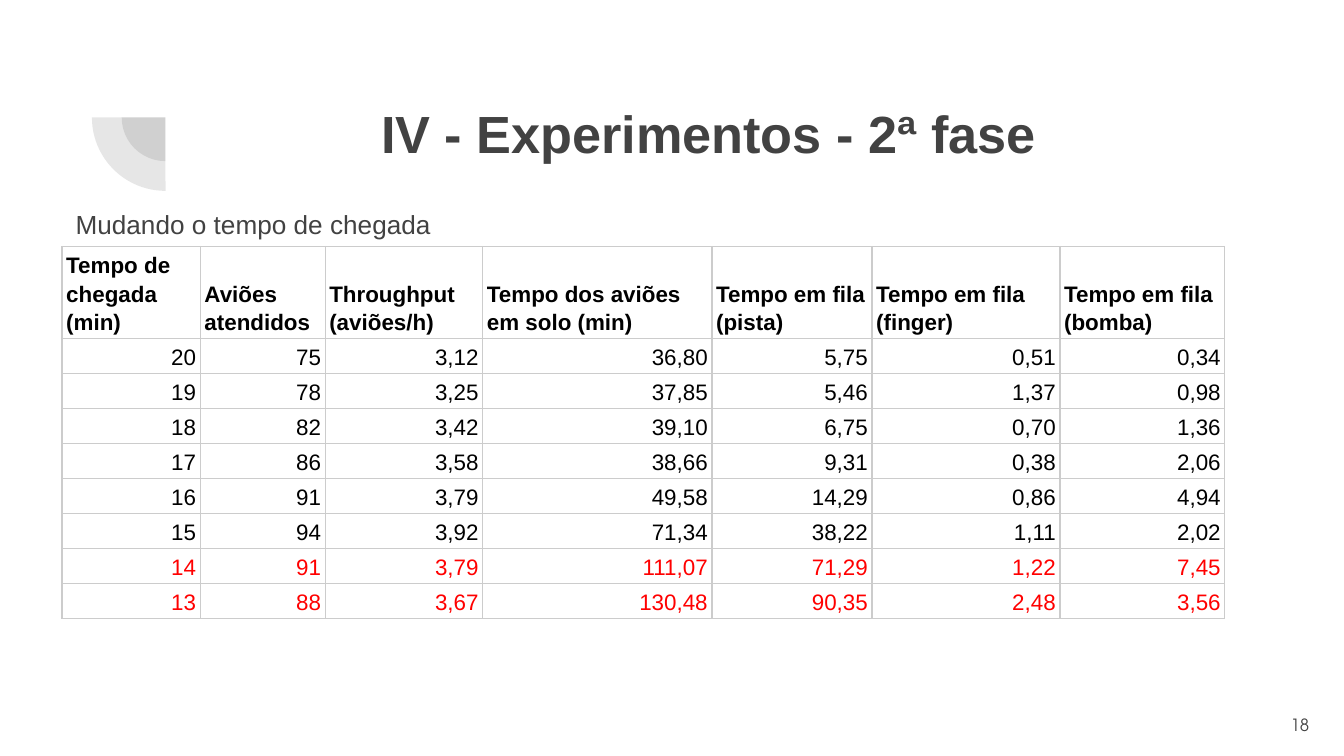
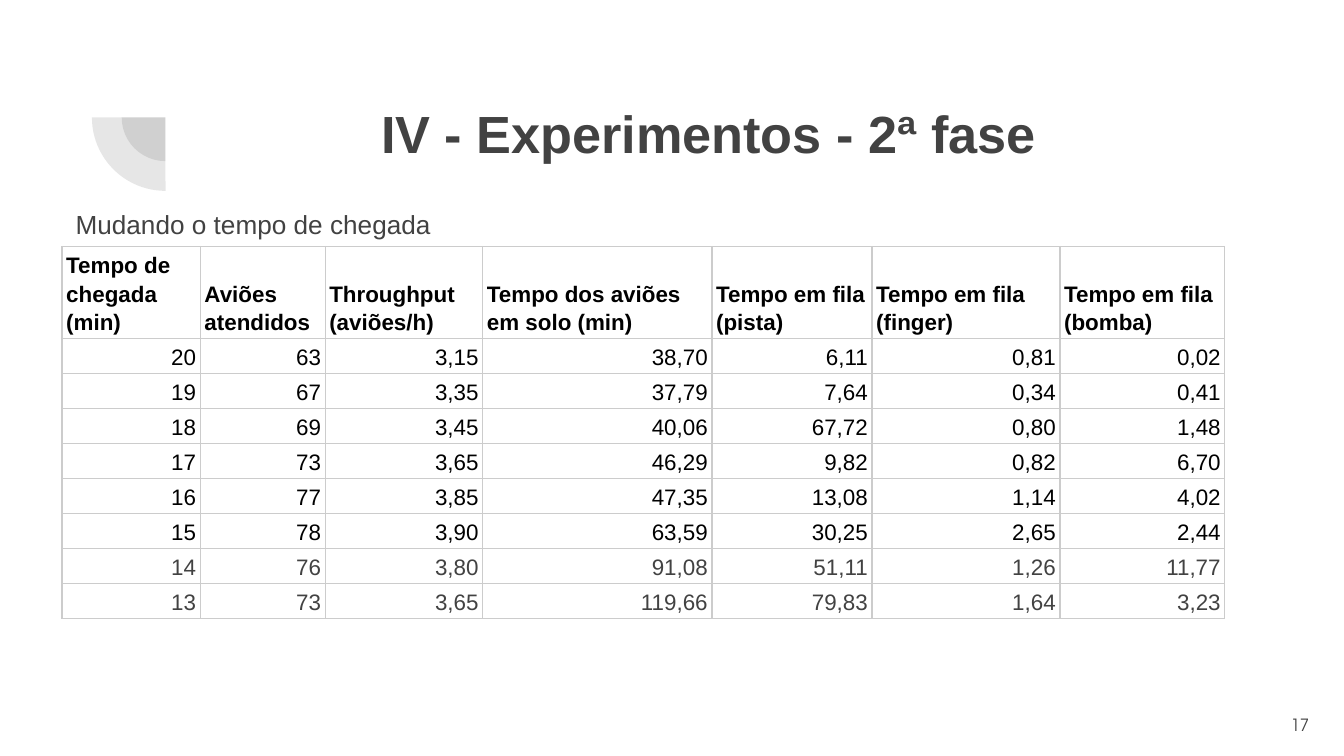
Before and after one commit to maricimara98/simulacao-aeroporto, a slide deck: slide 17 of docs/simulacao-apresentacao.pptx (slide 18 before the commit). Drawn at 1344x756 pixels with LibreOffice and Linux fonts; fonts in the diff are those of the drawing. Boxes give left, top, right and bottom in pixels: in the first picture for what was removed or moved away, otherwise in the second. Text is boxed around its words. In the diff, an @@ line names an element or a change of style, - is before the commit and + after.

```diff
--- a/docs/simulacao-apresentacao.pptx
+++ b/docs/simulacao-apresentacao.pptx
@@ table at (62,246,1226,687) @@
-row 2: 20 | 75 | 3,12 | 36,80 | 5,75 | 0,51 | 0,34
+row 2: 20 | 63 | 3,15 | 38,70 | 6,11 | 0,81 | 0,02
-row 3: 19 | 78 | 3,25 | 37,85 | 5,46 | 1,37 | 0,98
+row 3: 19 | 67 | 3,35 | 37,79 | 7,64 | 0,34 | 0,41
-row 4: 18 | 82 | 3,42 | 39,10 | 6,75 | 0,70 | 1,36
+row 4: 18 | 69 | 3,45 | 40,06 | 67,72 | 0,80 | 1,48
-row 5: 17 | 86 | 3,58 | 38,66 | 9,31 | 0,38 | 2,06
+row 5: 17 | 73 | 3,65 | 46,29 | 9,82 | 0,82 | 6,70
-row 6: 16 | 91 | 3,79 | 49,58 | 14,29 | 0,86 | 4,94
+row 6: 16 | 77 | 3,85 | 47,35 | 13,08 | 1,14 | 4,02
-row 7: 15 | 94 | 3,92 | 71,34 | 38,22 | 1,11 | 2,02
+row 7: 15 | 78 | 3,90 | 63,59 | 30,25 | 2,65 | 2,44
-row 8: 14 | 91 | 3,79 | 111,07 | 71,29 | 1,22 | 7,45
+row 8: 14 | 76 | 3,80 | 91,08 | 51,11 | 1,26 | 11,77
-row 9: 13 | 88 | 3,67 | 130,48 | 90,35 | 2,48 | 3,56
+row 9: 13 | 73 | 3,65 | 119,66 | 79,83 | 1,64 | 3,23
@@ text colour #FF0000 to #424242 in "14", "13" @@
@@ page number at (1291,718,1310,731): text changed @@
-18
+17
```
Also in this commit, not shown: 11 other slides changed, 1 slide removed, 2 other files.
